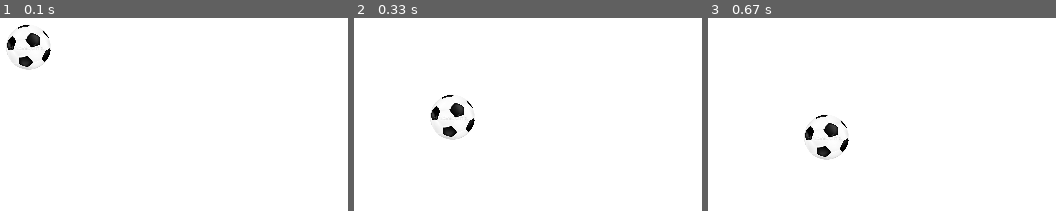
Above: before the commit, frames 1-3 (left to right).
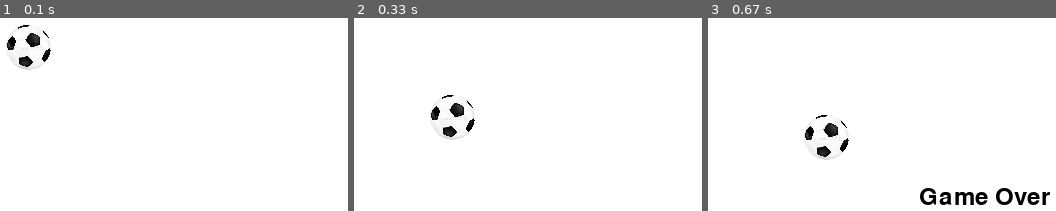
Above: after the commit, the same moments.

Repository: wilderbravo/pygame
Game: pygame game, started from pelota_rebotando.py
Two runs of this game, one before a commit and one after it. Both use one fixed random seed, a clock stepped at 60 frames per second and the inputs below.
Inputs (mouse positions are in pixels of both pictures, inside the frame that each line leads up to):
- Up to frame 1 (0.1 s): no input
- Up to frame 2 (0.33 s): no input
- Up to frame 3 (0.67 s): click (986, 197) at 0.38 s

Frames 1-2 are identical in both runs. In frame 3, 1.6% of the frame differs, in the area x 60-99%, y 88-97%.

Commit message:
Agregar archivo musical de fondo y archivos restantes de la clase

Diff:
--- /dev/null
+++ b/animating_snow.py
@@ -0,0 +1,72 @@
+'''
+ Animating multiple objects using a list.
+ Sample Python/Pygame Programs
+ Simpson College Computer Science
+ http://programarcadegames.com/
+ http://simpson.edu/computer-science/
+
+ Vídeo explicativo: http://youtu.be/Gkhz3FuhGoI
+'''
+# Importamos las bibliotecas llamadas 'pygame' y 'random'.
+import pygame
+import random
+
+# Inicializamos el motor de juegos.
+pygame.init()
+
+NEGRO = [0, 0, 0]
+BLANCO = [255, 255, 255]
+
+# Establecemos el largo y ancho de la pantalla.
+dimensiones = [400, 400]
+
+pantalla = pygame.display.set_mode(dimensiones)
+pygame.display.set_caption("Está Nevando")
+
+# Creamos un array vacío
+lista_nieve = []
+
+# Iteramos 50 veces y añadimos un copo de nieve en una ubicación (x,y) aleatoria.
+for i in range(50):
+    x = random.randrange(0, 400)
+    y = random.randrange(0, 400)
+    lista_nieve.append([x, y])
+
+reloj = pygame.time.Clock()
+
+# Iteramos hasta que el usuario haga click sobre le botón de salida.
+hecho = False
+while not hecho:
+
+    for evento in pygame.event.get():  # El usuario realizó alguna acción.
+        if evento.type == pygame.QUIT: # Si el usuario hizo click sobre salir.
+            hecho = True # Marcamos que hemos acabado y abandonamos este bucle.
+
+    # Establecemos el color de fondo.
+    pantalla.fill(NEGRO)
+
+    # Procesamos cada copo de la lista.
+    for i in range(len(lista_nieve)):
+
+        # Dibujamos el copo de nieve
+        pygame.draw.circle(pantalla, BLANCO, lista_nieve[i], 2)
+
+        # Desplazamos un píxel hacia abajo el copo de nieve.
+        lista_nieve[i][1] += 1
+
+        # Si el copo se escapa del fondo de la pantalla.
+        if lista_nieve[i][1] > 400:
+            # Lo movemos justo encima del todo
+            y = random.randrange(-50, -10)
+            lista_nieve[i][1] = y
+            # Le damos una nueva ubicación x
+            x = random.randrange(0, 400)
+            lista_nieve[i][0] = x
+
+    # Avanzamos y actualizamos con lo que hemos dibujado.
+    pygame.display.flip()
+    reloj.tick(60)
+
+# Pórtate bien con el IDLE. Si nos olvidamos de esta línea, el programa se 'colgará'
+# en la salida.
+pygame.quit ()
--- /dev/null
+++ b/draw_module.py
@@ -0,0 +1,94 @@
+"""
+ Algunos comandos de dibujo como ejemplo.
+
+ Sample Python/Pygame Programs
+ Simpson College Computer Science
+ http://programarcadegames.com/
+ http://simpson.edu/computer-science/
+"""
+
+# Importamos una biblioteca de funciones llamada 'pygame'.
+import pygame
+
+# Inicializamos el motor de juego
+pygame.init()
+
+# Definimos algunos colores
+# RGB -> Red, Green, Blue
+NEGRO = (0, 0, 0)
+BLANCO = (255, 255, 255)
+AZUL = (0, 0, 255)
+VERDE = (0, 255, 0)
+ROJO = (255, 0, 0)
+
+PI = 3.141592653
+
+# Establecemos el largo y alto de la pantalla.
+dimensiones = (400, 300)
+pantalla = pygame.display.set_mode(dimensiones)
+pygame.display.set_caption("Código de ejemplo para el módulo de dibujo")
+
+#Iteramos hasta que el usuario haga click sobre el botón de salida.
+hecho = False
+reloj = pygame.time.Clock()
+
+# Iteramos en el bucle hasta que hecho == False
+while not hecho:
+
+    for evento in pygame.event.get(): # El usuario realizó alguna acción
+        if evento.type == pygame.QUIT: # Si el usuario hizo click sobre salir
+            hecho = True # Marcamos que hemos acabado y abandonamos este bucle
+
+
+    # Todo el código de dibujo sucede después del bucle for y dentro del bucle
+    # while not hecho.
+
+    # Limpiamos la pantalla y establecemos su fondo.
+    pantalla.fill(BLANCO)
+
+    # Dibujamos sobre la pantalla una línea verde de 5 píxeles de ancho que vaya
+    # desde (0,0) hasta (50,75).
+    pygame.draw.line(pantalla, VERDE, [0, 0], [50, 150], 5)
+
+    # Dibujamos sobre la pantalla varias líneas negras de 5 píxeles de ancho.
+    pygame.draw.lines(pantalla, NEGRO, False, [[0, 80], [50, 90], [200, 80], [220, 30], [0, 80]], 5)
+
+    # Dibujamos sobre la pantalla una línea verde de 5 píxeles de ancho que vaya
+    # desde (0,50) hasta (50,80).
+    pygame.draw.aaline(pantalla, VERDE, [0, 50], [50, 80], True)
+
+    # Dibujamos el borde de un rectángulo.
+    pygame.draw.rect(pantalla, NEGRO, [75, 10, 50, 20], 2)
+
+    # Dibujamos un rectángulo sólido.
+    pygame.draw.rect(pantalla, NEGRO, [150, 10, 50, 20])
+
+    # Dibujamos el borde de una elipse, usando un rectángulo para definir sus bordes.
+    pygame.draw.ellipse(pantalla, ROJO, [225, 10, 50, 20], 2)
+
+    # Dibujamos una elipse sólida, usando un rectángulo para definir sus bordes.
+    pygame.draw.ellipse(pantalla, ROJO, [300, 10, 50, 20])
+
+    # Dibujamos un triángulo utilizando el comando polygon
+    pygame.draw.polygon(pantalla, NEGRO, [[100, 100], [0, 200], [200, 200]], 5)
+
+    # Dibujamos un arco como parte de una elipse.
+    # Usamos radianes para determinar qué ángulo tenemos que dibujar.
+    pygame.draw.arc(pantalla, NEGRO, [210, 75, 150, 125],  0, PI / 2, 2)
+    pygame.draw.arc(pantalla, VERDE, [210, 75, 150, 125],  PI / 2, PI, 2)
+    pygame.draw.arc(pantalla, AZUL,  [210, 75, 150, 125],  PI, 3 * PI / 2, 2)
+    pygame.draw.arc(pantalla, ROJO,   [210, 75, 150, 125], 3 * PI / 2, 2 * PI, 2)
+
+    # Dibujamos un círculo
+    pygame.draw.circle(pantalla, AZUL, [100, 50], 50)
+
+    # Avanzamos y actualizamos la pantalla con lo que hemos dibujado.
+    # Esto DEBE suceder después del resto de comandos de dibujo.
+    pygame.display.flip()
+
+    # Aquí limitamos el bucle while a un máximo de 60 veces por segundo.
+    #Lo dejamos aquí y usamos toda la CPU que podamos.
+    reloj.tick(60)
+
+# Pórtate bien con el IDLE.
+pygame.quit()
--- /dev/null
+++ b/figure_movement.py
@@ -0,0 +1,69 @@
+import pygame as pg
+import random
+
+from draw_module import AZUL, BLANCO, VERDE
+
+pg.init()
+
+ROJO = (255, 0, 0)
+BLANCO = (255, 255, 255)
+VERDER = (0, 255, 0)
+AZUL = (0, 0, 255)
+MORADO = (128, 0, 128)
+
+colors_random = random.randrange(0, 255)
+
+y1 = 5
+x1 = 5
+color = MORADO
+
+dimensiones = (500, 500)
+
+pantalla = pg.display.set_mode(dimensiones)
+
+pg.display.set_caption("Rotar texto")
+
+hecho = False
+
+reloj = pg.time.Clock()
+
+while not hecho:
+    for evento in pg.event.get():
+        if evento.type == pg.QUIT:
+            hecho = True
+
+    pantalla.fill(BLANCO)
+    # Dibujamos un rectángulo sólido.
+    pg.draw.rect(pantalla, color, [x1, y1, 50, 50])
+
+    myfont = pg.font.SysFont("monospace", 15)
+    # render text
+    label = myfont.render("Coordenadas: " + str(x1) + ":" + str(y1), 1, (255,0,0))
+    # label = myfont.render("Hola", 1, (255,0,0))
+    pantalla.blit(label, (160, 200))
+
+    if x1 == 5:
+        y1 += 1
+        color = MORADO
+    if y1==445:
+        x1 +=1
+        color = VERDER
+    if x1 == 445:
+        y1 -= 1
+        color = AZUL
+    if y1 == 5:
+        x1 -= 1
+        color = ROJO
+
+
+    # pantalla.blit(pantalla, rg)
+
+    # pg.draw.rect(pantalla, ROJO, [150, 10, 50, 20])
+
+    pg.display.flip()
+    reloj.tick(30)
+
+pg.quit()
+
+
+# (random.randrange(0, 255), random.randrange(0, 255), random.randrange(0, 255))
--- /dev/null
+++ b/mouse_move.py
@@ -0,0 +1,97 @@
+"""
+Sample Python/Pygame Programs
+Simpson College Computer Science
+http://programarcadegames.com/
+http://simpson.edu/computer-science/
+"""
+
+import pygame
+
+# Definimos algunos colores
+NEGRO = (0, 0, 0)
+BLANCO = (255, 255, 255)
+VERDE = (0, 255, 0)
+ROJO = (255, 0, 0)
+
+def dibuja_hombrepalitos(pantalla, x, y):
+    # Cabeza
+    pygame.draw.ellipse(pantalla, NEGRO, [1 + x, y, 10, 10], 0)
+
+    # Piernas
+    pygame.draw.line(pantalla, NEGRO, [5 + x, 17 + y], [10 + x, 27 + y], 2)
+    pygame.draw.line(pantalla, NEGRO, [5 + x, 17 + y], [x, 27 + y], 2)
+
+    # Cuerpo
+    pygame.draw.line(pantalla, ROJO, [5 + x, 17 + y], [5 + x, 7 + y], 2)
+
+    # Brazos
+    pygame.draw.line(pantalla, ROJO, [5 + x, 7 + y], [9 + x, 17 + y], 2)
+    pygame.draw.line(pantalla, ROJO, [5 + x, 7 + y], [1 + x, 17 + y], 2)
+
+# Inicio
+pygame.init()
+
+# Establecemos el largo y alto de la pantalla [largo,alto]
+dimensiones = [700, 500]
+pantalla = pygame.display.set_mode(dimensiones)
+
+pygame.display.set_caption("Movimiento de mouse")
+
+#Iteramos hasta que el usuario pulsa el botón de salir.
+hecho = False
+
+# Usamos esto para gestionar cuán rápido se actualiza la pantalla.
+reloj = pygame.time.Clock()
+
+# Ocultamos el cursor del ratón.
+pygame.mouse.set_visible(0)
+
+# -------- Bucle Principal del Programa -----------
+while not hecho:
+    #TODO EL PROCESAMIENTO DE EVENTOS DEBERÍA IR DEBAJO DE ESTE COMENTARIO
+    for evento in pygame.event.get():  # El usuario hizo algo
+        if evento.type == pygame.QUIT: # Si el usuario hace click sobre cerrar
+            hecho = True               # Marca que ya lo hemos hecho, de forma que abandonamos el bucle
+        if evento.type == pygame.MOUSEBUTTONDOWN:
+            pos_click = pygame.mouse.get_pos()
+
+            # print(f"El usuario hizo clic sobre la pantalla {pos_click[0]},{pos_click[1]}")
+
+
+    # TODO EL PROCESAMIENTO DE EVENTOS DEBERÍA IR ENCIMA DE ESTE COMENTARIO
+
+    # TODA LA LÓGICA DEL JUEGO DEBERÍA IR DEBAJO DE ESTE COMENTARIO
+    print(pos_click)
+    # Llamamos a la función que dibuja al hombre de palitos
+    pos = pygame.mouse.get_pos()
+    x = pos[0]
+    y = pos[1]
+
+    # TODA LA LÓGICA DEL JUEGO DEBERÍA IR ENCIMA DE ESTE COMENTARIO
+
+    # TODO EL CÓDIGO DE DIBUJO DEBERÍA IR DEBAJO DE ESTE COMENTARIO
+
+    # Primero, limpiamos la pantalla con color blanco. No pongas otros comandos de dibujo
+    # encima de esto, de lo contrario serán borrados por el comando siguiente.
+    pantalla.fill(BLANCO)
+    # TEXTO PARA VER LAS POSICIONES DEL MOUSE
+    myfont = pygame.font.SysFont("monospace", 15)
+    label = myfont.render(str(x) + ":" + str(y), 1, (255,0,0))
+    # label_click = myfont.render(str(pos_click[0]) + ":" + str(pos_click[1]), 1, (255,0,0))
+    pantalla.blit(label, (300, 240))
+    # pantalla.blit(label_click, (300, 240))
+
+    dibuja_hombrepalitos(pantalla, x, y)
+
+    # TODO EL CÓDIGO DE DIBUJO DEBERÍA IR ENCIMA DE ESTE COMENTARIO
+
+    # Avanzamos y actualizamos la pantalla con lo que hemos dibujado.
+    pygame.display.flip()
+
+    # Limitamos a 60 fotogramas por segundo
+    reloj.tick(60)
+
+# Pórtate bien con el IDLE.
+# Si nos olvidamos de esta línea, el programa se 'colgará'
+# en la salida.
+pygame.quit()
--- a/pelota_rebotando.py
+++ b/pelota_rebotando.py
@@ -43,6 +43,13 @@
 # Usamos esta variable booleana para avisar que el juego se acabó variable.
 game_over = False;
 
+#Cargar sonido
+pygame.mixer.music.load('Resources/Audio/Fondo_Musical.mp3')
+pygame.mixer.music.set_endevent(pygame.constants.USEREVENT)
+pygame.mixer.music.play()
+
+click_sound = pygame.mixer.Sound("Resources/Audio/Laser1.ogg")
+
 # Cargar imagen de pelota
 pelota = pygame.image.load("Resources/Img/pelota1.png").convert()
 pelota = pygame.transform.scale(pelota, (50, 50))
@@ -73,8 +80,10 @@
        # Rebota el rectángulo, si hace falta.
         if rect_y > 450 or rect_y < 0:
             rect_cambio_y = rect_cambio_y * -1
+            click_sound.play()
         if rect_x > 650 or rect_x < 0:
             rect_cambio_x = rect_cambio_x * -1
+            click_sound.play()
 
     # --- Dibuja el marco
 
@@ -87,7 +96,7 @@
 
     if game_over:
         # Si el juego finalizó, dibujamos 'el juego se acabó'.
-        texto = fuente.render("Game Over", True, BLANCO)
+        texto = fuente.render("Game Over", True, NEGRO)
         texto_rect = texto.get_rect()
         texto_x = pantalla.get_width() / 2 - texto_rect.width / 2
         texto_y = pantalla.get_height() / 2 - texto_rect.height / 2
Not shown, added: Resources/Audio/Fondo_Musical.mp3
